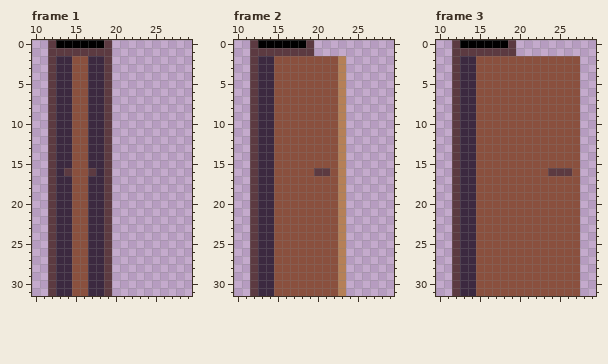
Two versions of one pixel-art file, Assets/Objects/DoorWall.ase. Above: the version before the commit.
32x32 pixels, 3 frames. Shown: frame 1: x 10..29, y 0..31; frame 2: x 10..29, y 0..31; frame 3: x 10..29, y 0..31.
And afterwards:
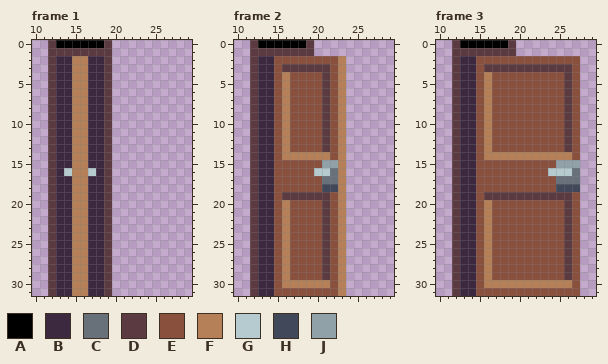
Palette (. is transparent): A #000000  B #3c2940  C #68717a  D #5c3a41  E #8a503e  F #b58057  G #b6cbcf  H #414859  J #90a1a8
The author wrote: polished doors; added new objects
Change:
Frame 1:
y 2..15: x 15..16 EE -> FF
y 16: x 14..17 DEED -> GFFG
y 17..31: x 15..16 EE -> FF
Frame 2:
y 3: x 16..21 EEEEEE -> DDDDDD
y 4..13: x 16 E -> F; x 21 E -> D
y 14: x 16..21 EEEEEE -> FFFFFF
y 15: x 21..22 EE -> JJ
y 16: x 20..22 DDE -> GGC
y 17: x 21..22 EE -> CC
y 18: x 21..22 EE -> HH
y 19: x 16..21 EEEEEE -> DDDDDD
y 20..29: x 16 E -> F; x 21 E -> D
y 30: x 16..21 EEEEEE -> FFFFFF
Frame 3:
y 3: x 16..26 EEEEEEEEEEE -> DDDDDDDDDDD
y 4..13: x 16 E -> F; x 26 E -> D
y 14: x 16..26 EEEEEEEEEEE -> FFFFFFFFFFF
y 15: x 25..27 EEE -> JJJ
y 16: x 24..27 DDDE -> GGGC
y 17: x 25..27 EEE -> CCC
y 18: x 25..27 EEE -> HHH
y 19: x 16..26 EEEEEEEEEEE -> DDDDDDDDDDD
y 20..29: x 16 E -> F; x 26 E -> D
y 30: x 16..26 EEEEEEEEEEE -> FFFFFFFFFFF
Where, in picture pixels (left, top, right, bottom), the same in both pictures:
changed: (64, 56, 96, 296)
changed: (282, 64, 338, 288)
changed: (484, 64, 580, 288)
